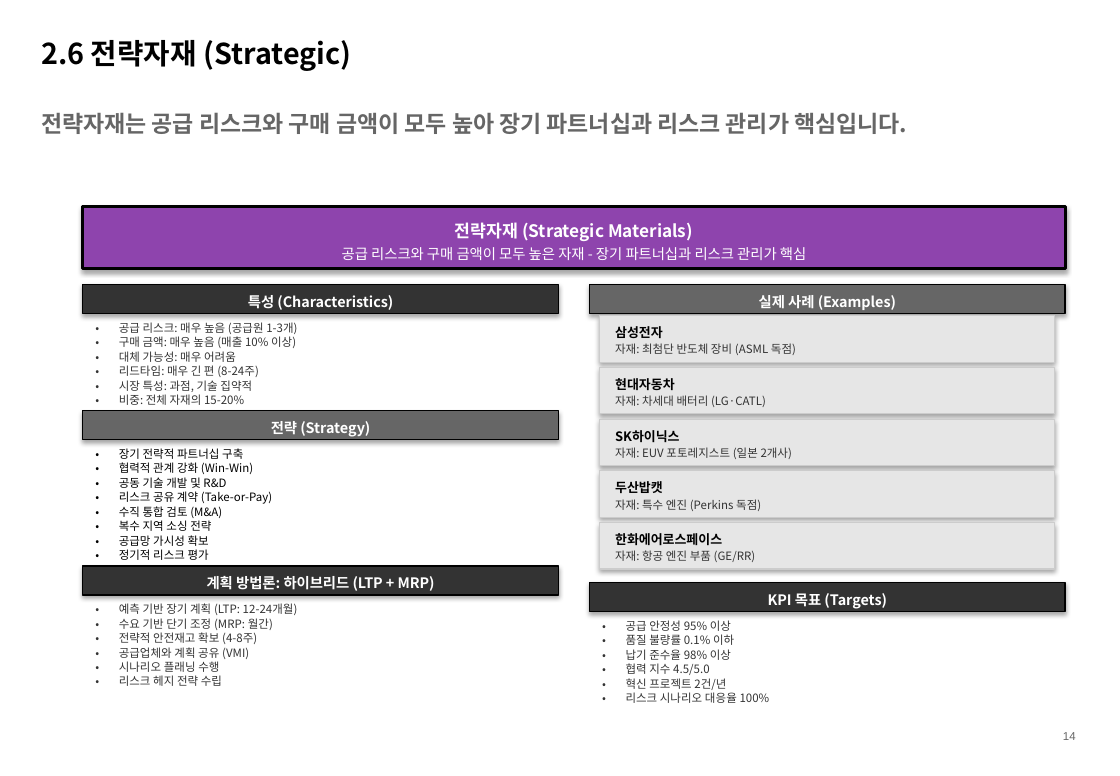
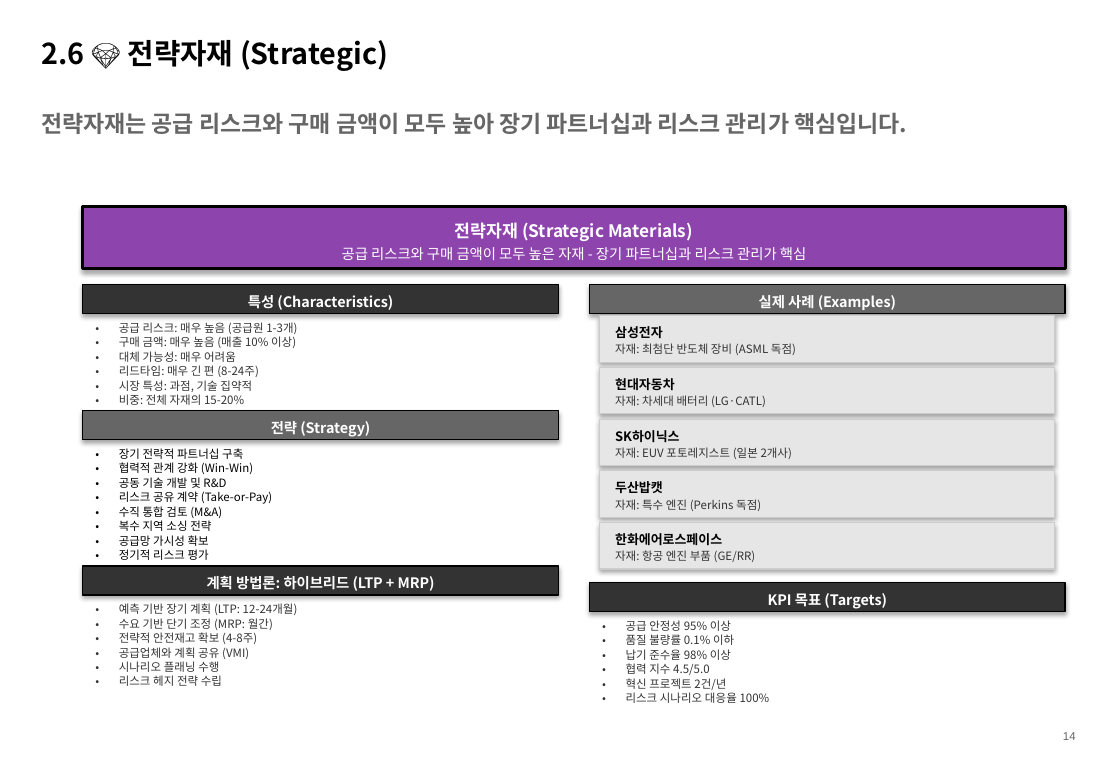
Before and after one commit to TurtleLEE-teacher/Kraljic_Course, a slide deck: slide 14 of PPTX_RESULT/Part1_Session1_StrategicInventory.pptx. Drawn at 1120x776 pixels with LibreOffice and Linux fonts; fonts in the diff are those of the drawing. Boxes give left, top, right and bottom in pixels: in the first picture for what was removed or moved away, otherwise in the second. Text is boxed around its words. In the diff, an @@ line names an element or a change of style, - is before the commit and + after.

```diff
--- a/PPTX_RESULT/Part1_Session1_StrategicInventory.pptx
+++ b/PPTX_RESULT/Part1_Session1_StrategicInventory.pptx
@@ text at <box>41,40,388,71</box>: text changed @@
-2.6 전략자재 (Strategic)
+2.6 💎 전략자재 (Strategic)
```
Also in this commit, not shown: 9 other slides changed, 1 other file.
